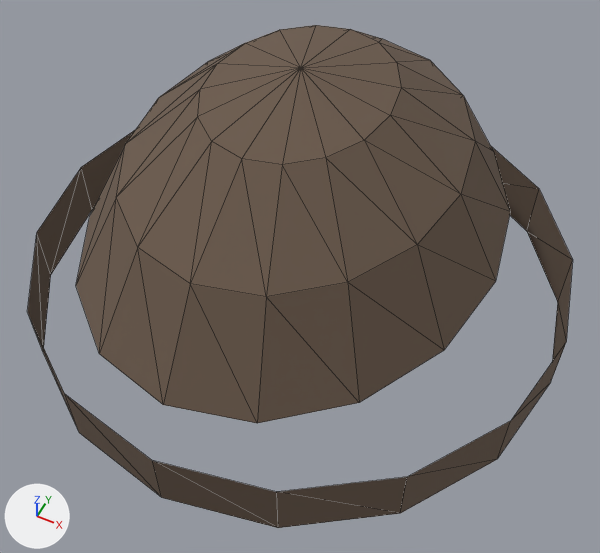
Before and after pictures for a commit that changed the glTF model assets/character/parts/hat_beanie.glb.
Camera for both pictures: a 50 mm camera at (0.161, -0.316, 0.602) aimed at (0.016, -0.026, 0.239). Every picture has the same lights, and +X, +Y and +Z are marked at lower left. The first picture is the older version. Mesh edges are drawn as thin lines. Vertices at exactly the same position are counted once.

Objects in the first picture: 'hat_beanie'.
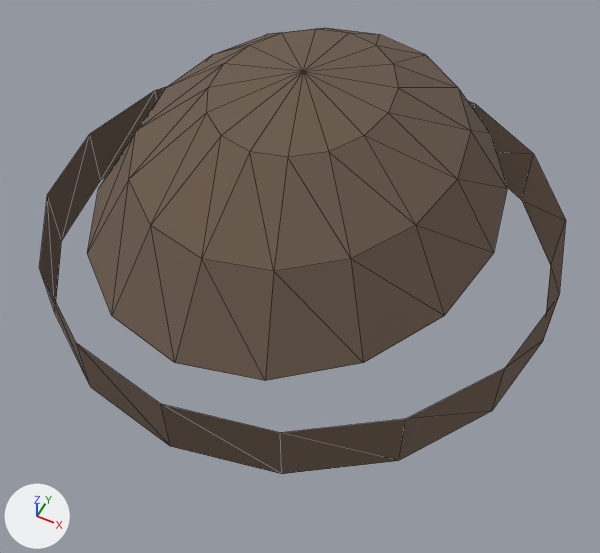
Changed parts and their boxes (x1, y1, x2, y2) in the pictures (600 x 553 px; the box of a moved part takes in the faces that stretch with it):
'hat_beanie', reshaped (11% shorter)
    before: (27, 25, 573, 528)
    after: (39, 27, 566, 474)
part 1 of me_hat_beanie, moved or reshaped
    before: (76, 25, 510, 423)
    after: (87, 27, 507, 381)
part 2 of me_hat_beanie, moved or reshaped
    before: (27, 130, 573, 528)
    after: (39, 86, 566, 474)

The change, as a list of edits to the scene's bpy script:
```text
Change me_hat_beanie:
    used by ob_hat_beanie; location = (0.0, 0.0, 0.0)
    remove me_hat_beanie.from_pydata(...)  # 81 vertices, 112 faces; spans x -0.168..0.168, y -0.161..0.174, z 0.187..0.357
    add me_hat_beanie.from_pydata(...)  # 81 vertices, 112 faces; spans x -0.156..0.156, y -0.146..0.165, z 0.218..0.353
    me_hat_beanie part 1: the loose piece of 49 vertices spanning x -0.121..0.121, y -0.144..0.158, z 0.255..0.357 is scaled about its middle by (0.957, 0.926, 0.79), then moved by (0.0, 0.003, 0.007)
    me_hat_beanie part 2: the loose piece of 32 vertices spanning x -0.168..0.168, y -0.161..0.174, z 0.187..0.227 is scaled about its middle by (0.928, 0.928, 1), then moved by (0.0, 0.003, 0.031)
```
